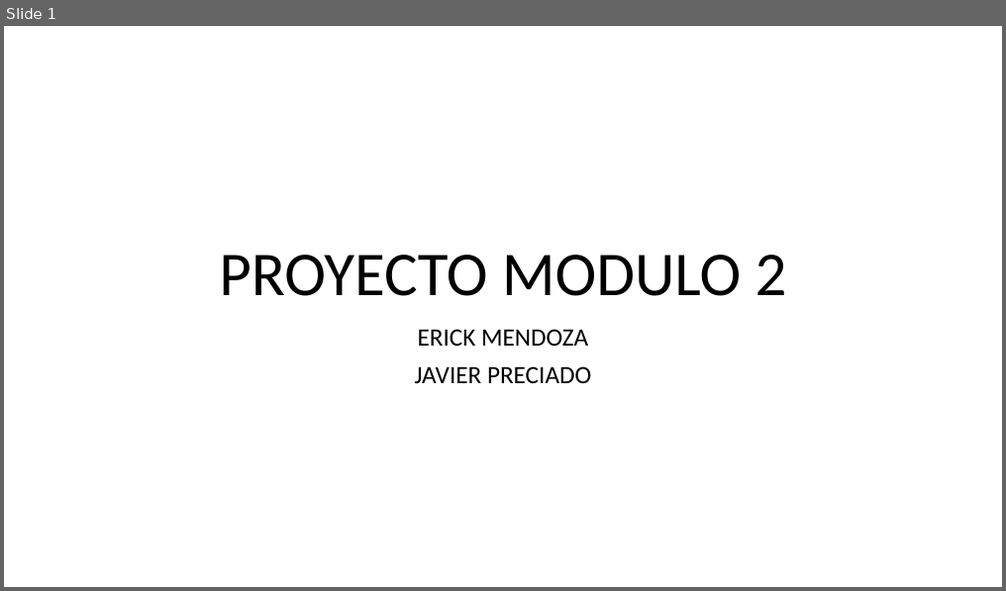
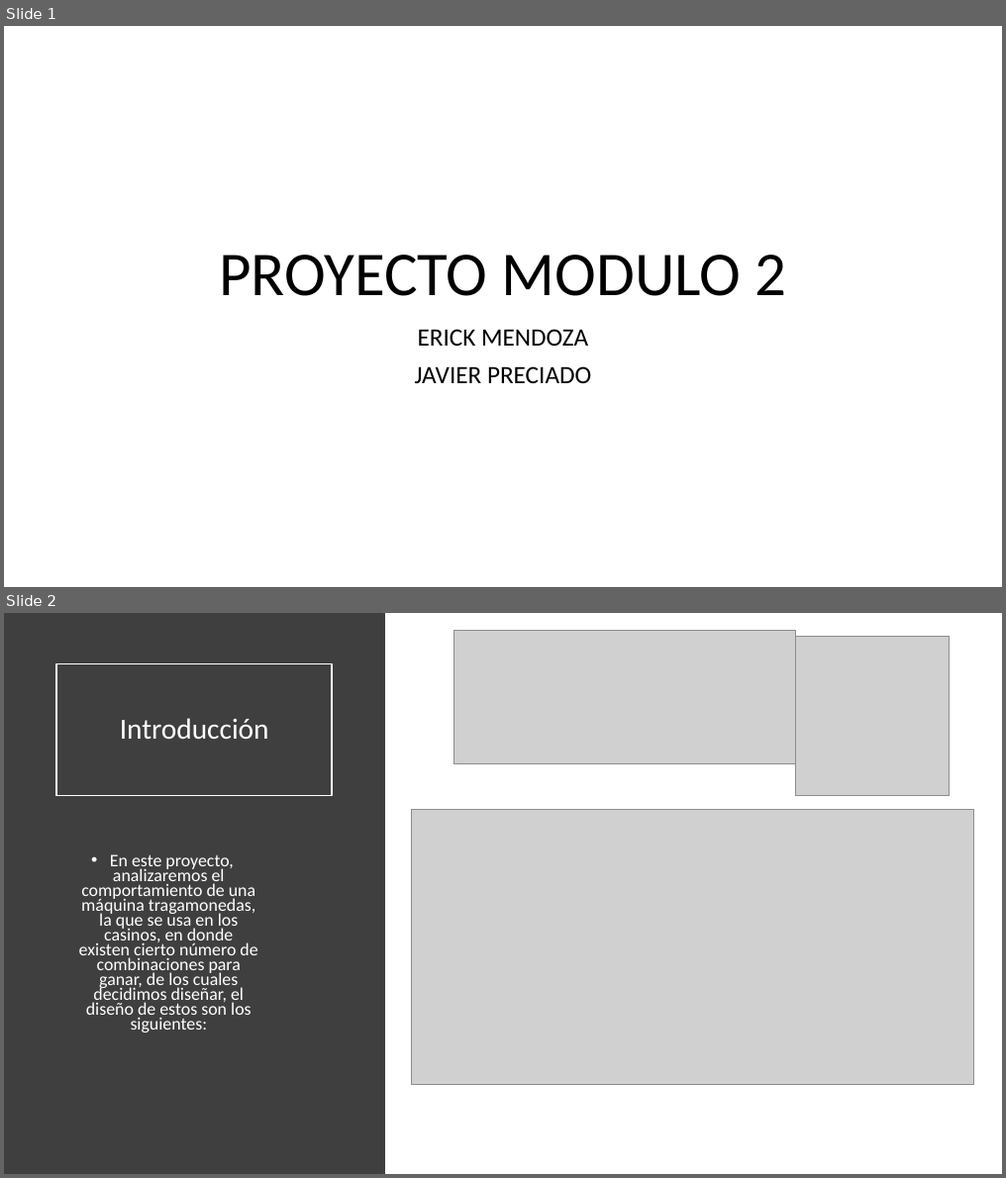
Before and after one commit to javierpreciado9/ProyectoModulo2, a slide deck: PROYECTOMODULO2.pptx. Shown one above the other, each under a label of ours: slide 1 before the commit, slides 1 and 2 after it. The pictures are 1006x591 and 1006x1178 pixels, drawn with LibreOffice and Linux fonts; fonts in the diff are those of the drawing; grey boxes stand for pictures. Boxes give left, top, right and bottom in pixels: in the first picture for what was removed or moved away, otherwise in the second. Text is boxed around its words. In the diff, an @@ line names an element or a change of style, - is before the commit and + after.

Commit message:
Introducción PPP

```diff
--- a/PROYECTOMODULO2.pptx
+++ b/PROYECTOMODULO2.pptx
@@ slide 2 added at box(4, 613, 1002, 1174), background #FFFFFF @@
@@ rectangle added at box(4, 613, 385, 1174), fill #3F3F3F @@
@@ picture added at box(453, 630, 795, 764) @@
@@ picture added at box(795, 636, 949, 796) @@
@@ title added at box(56, 663, 332, 796), outline #FFFFFF 1.5 pt, 28 pt, text #FFFFFF @@
+Introducción
@@ picture added at box(411, 810, 973, 1084) @@
@@ text added at box(79, 855, 257, 1033), 17 pt, text #FFFFFF @@
+• En este proyecto, analizaremos el comportamiento de una máquina tragamonedas, la que se usa en los casinos, en donde existen cierto número de combinaciones para ganar, de los cuales decidimos diseñar, el diseño de estos son los siguientes:
```
Also in this commit, not shown: 1 other slide added, 1 other file.
